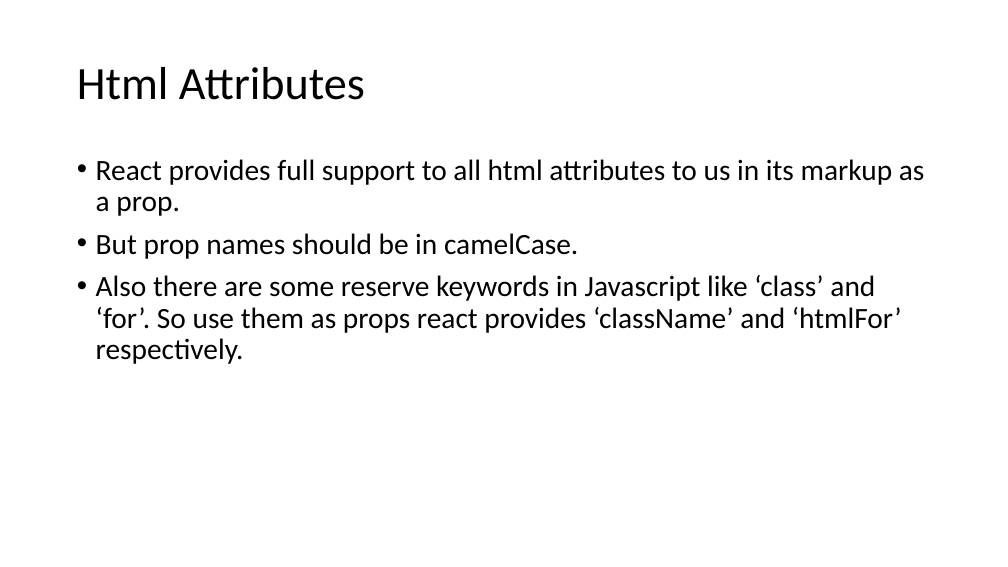
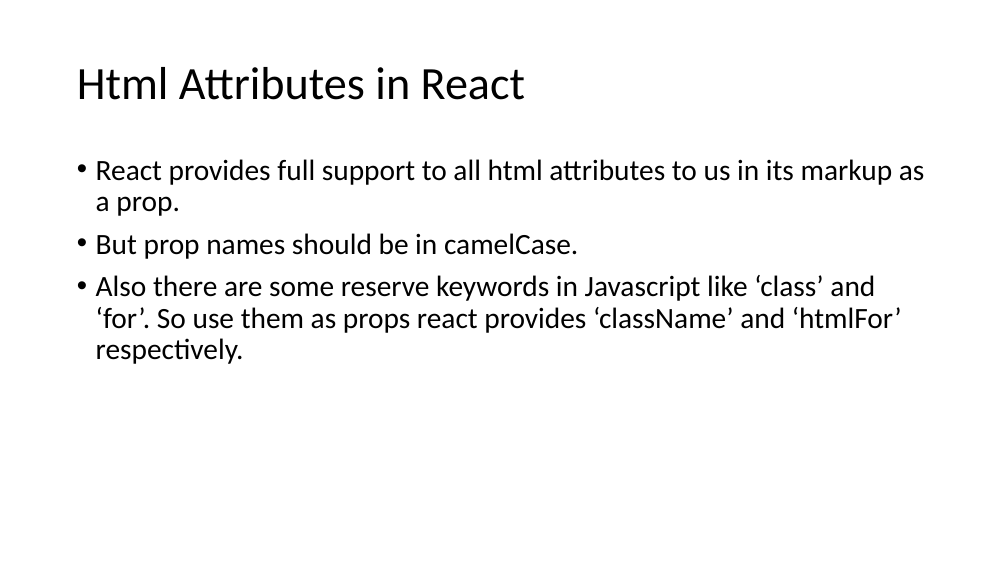
Before and after one commit to awahab29/samplealt, a slide deck: slide 32 of React.pptx (slide 28 before the commit). Drawn at 1008x567 pixels with LibreOffice and Linux fonts; fonts in the diff are those of the drawing. Boxes give left, top, right and bottom in pixels: in the first picture for what was removed or moved away, otherwise in the second. Text is boxed around its words. In the diff, an @@ line names an element or a change of style, - is before the commit and + after.

```diff
--- a/React.pptx
+++ b/React.pptx
@@ title at box(77, 67, 525, 100): text changed @@
-Html Attributes
+Html Attributes in React
```
Also in this commit, not shown: 5 other slides changed, 7 slides added, 1 slide removed.
